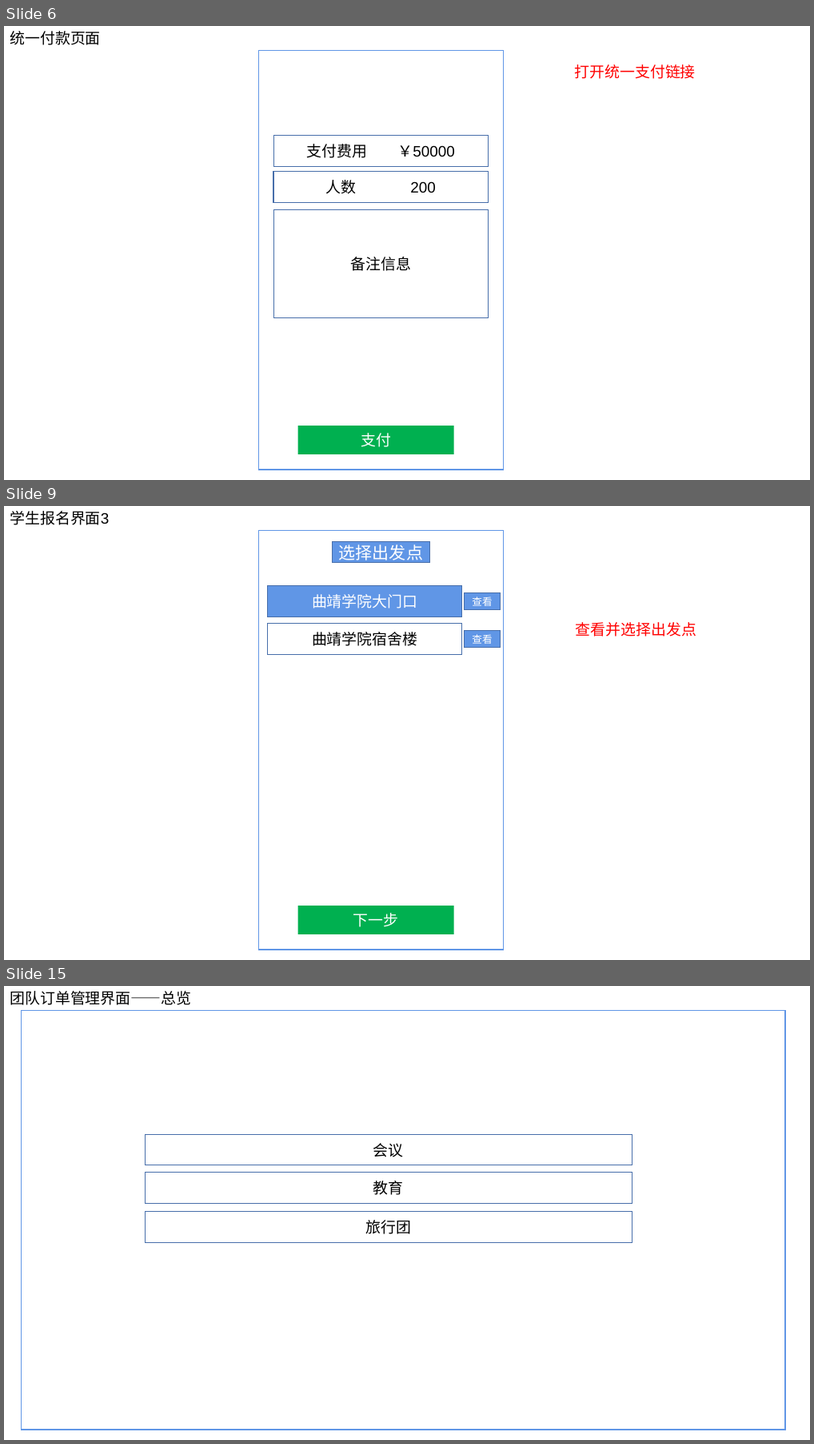
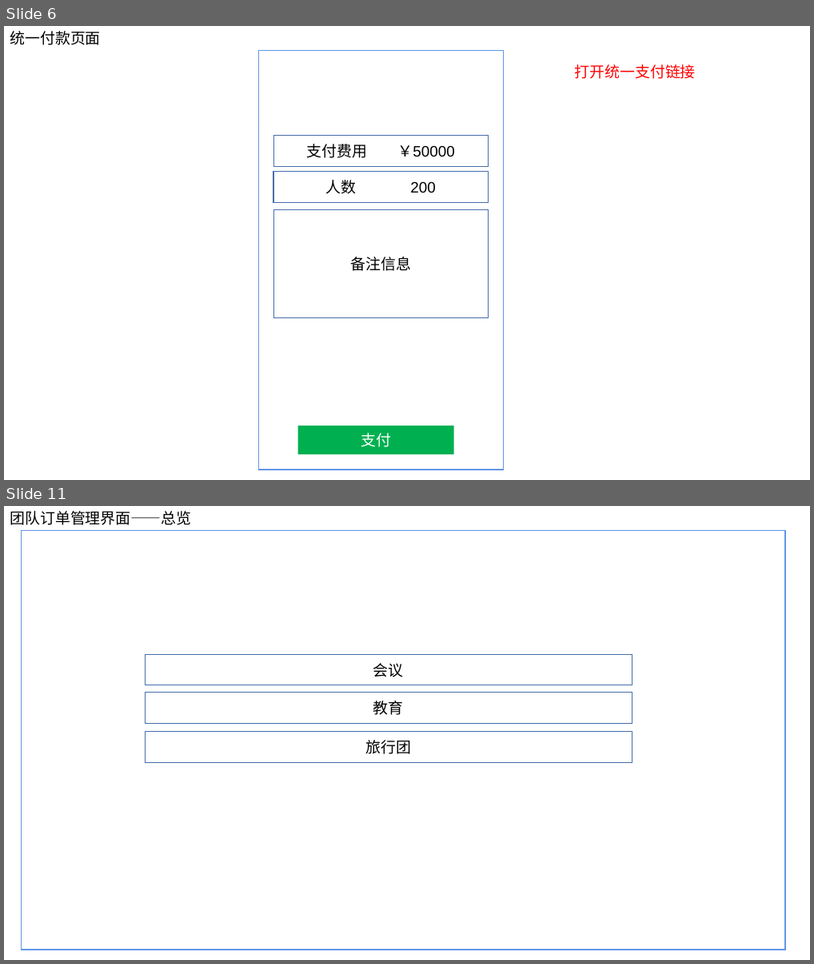
Before and after one commit to ISheenSomeOne/eTeam, a slide deck: eTeam需求界面1.pptx. Shown one above the other, each under a label of ours: slides 6, 9 and 15 before the commit, slides 6 and 11 after it; the slides between them are not shown. The pictures are 814x1444 and 814x964 pixels, drawn with LibreOffice and Linux fonts; fonts in the diff are those of the drawing. Boxes give left, top, right and bottom in pixels: in the first picture for what was removed or moved away, otherwise in the second. Text is boxed around its words. In the diff, an @@ line names an element or a change of style, - is before the commit and + after.

```diff
--- a/eTeam需求界面1.pptx
+++ b/eTeam需求界面1.pptx
@@ slide 9 removed at (x1=4, y1=506, x2=810, y2=960), background #FFFFFF @@
@@ text removed at (x1=10, y1=511, x2=109, y2=525) @@
-学生报名界面3
@@ rectangle removed at (x1=258, y1=530, x2=504, y2=949) @@
@@ rectangle removed at (x1=333, y1=542, x2=430, y2=563) @@
-选择出发点
@@ rectangle removed at (x1=268, y1=586, x2=462, y2=616) @@
-曲靖学院大门口
@@ rectangle removed at (x1=465, y1=593, x2=501, y2=610) @@
-查看
@@ rectangle removed at (x1=268, y1=624, x2=462, y2=654) @@
-曲靖学院宿舍楼
@@ text removed at (x1=576, y1=622, x2=697, y2=636) @@
-查看并选择出发点
@@ rectangle removed at (x1=465, y1=631, x2=501, y2=648) @@
-查看
@@ rectangle removed at (x1=298, y1=905, x2=454, y2=934) @@
-下一步
@@ what was slide 15 is now slide 11 @@
```
Also in this commit, not shown: 6 slides changed, 3 other slides removed, 2 other files.
